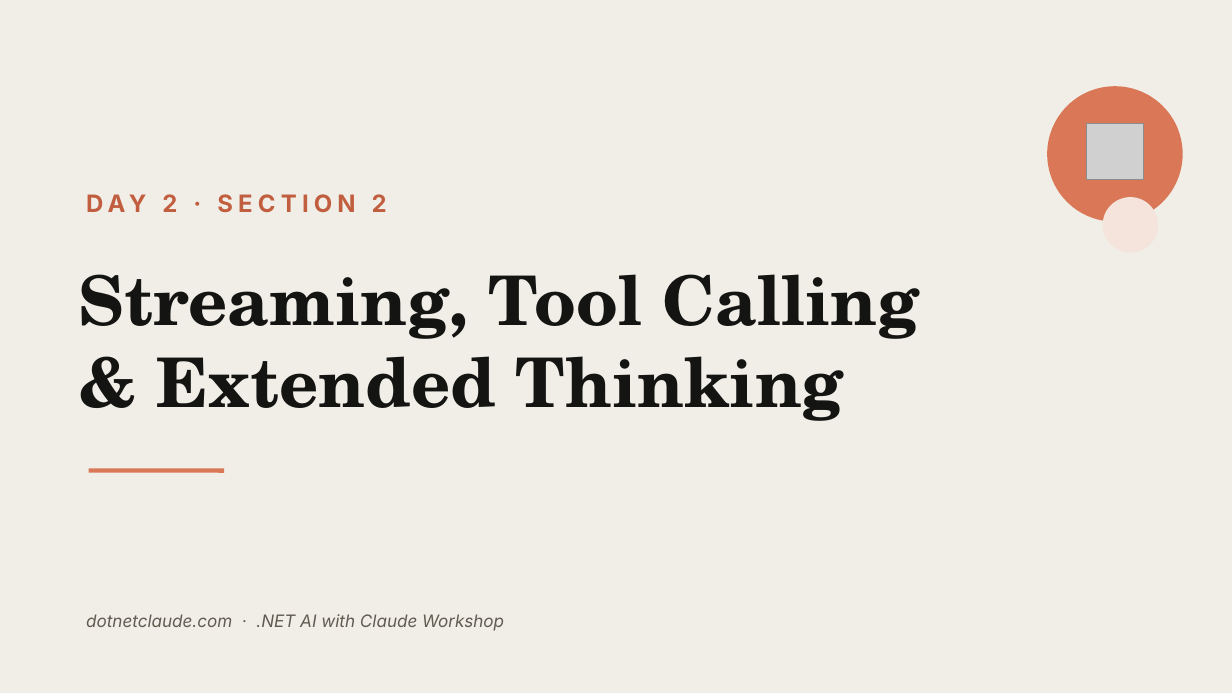
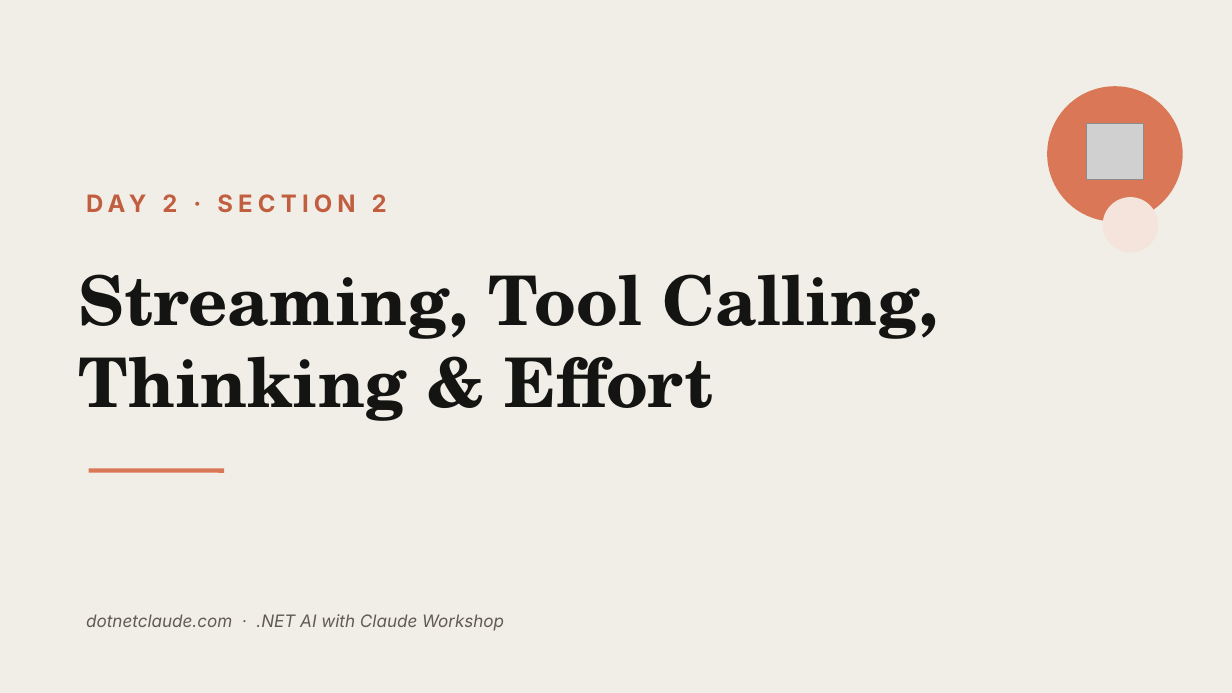
Before and after one commit to cwoodruff/dotnet-claude-workshop-content, a slide deck: slide 1 of decks/Day 2/Day2-Section2-Streaming-Tools-Thinking.pptx. Drawn at 1232x693 pixels with LibreOffice and Linux fonts; fonts in the diff are those of the drawing; grey boxes stand for pictures. Boxes give left, top, right and bottom in pixels: in the first picture for what was removed or moved away, otherwise in the second. Text is boxed around its words. In the diff, an @@ line names an element or a change of style, - is before the commit and + after.

```diff
--- a/decks/Day 2/Day2-Section2-Streaming-Tools-Thinking.pptx
+++ b/decks/Day 2/Day2-Section2-Streaming-Tools-Thinking.pptx
@@ text at box(79, 274, 938, 421): text changed @@
-Streaming, Tool Calling
-& Extended Thinking
+Streaming, Tool Calling,
+Thinking & Effort
```
Also in this commit, not shown: 2 other slides changed, 32 other files.
